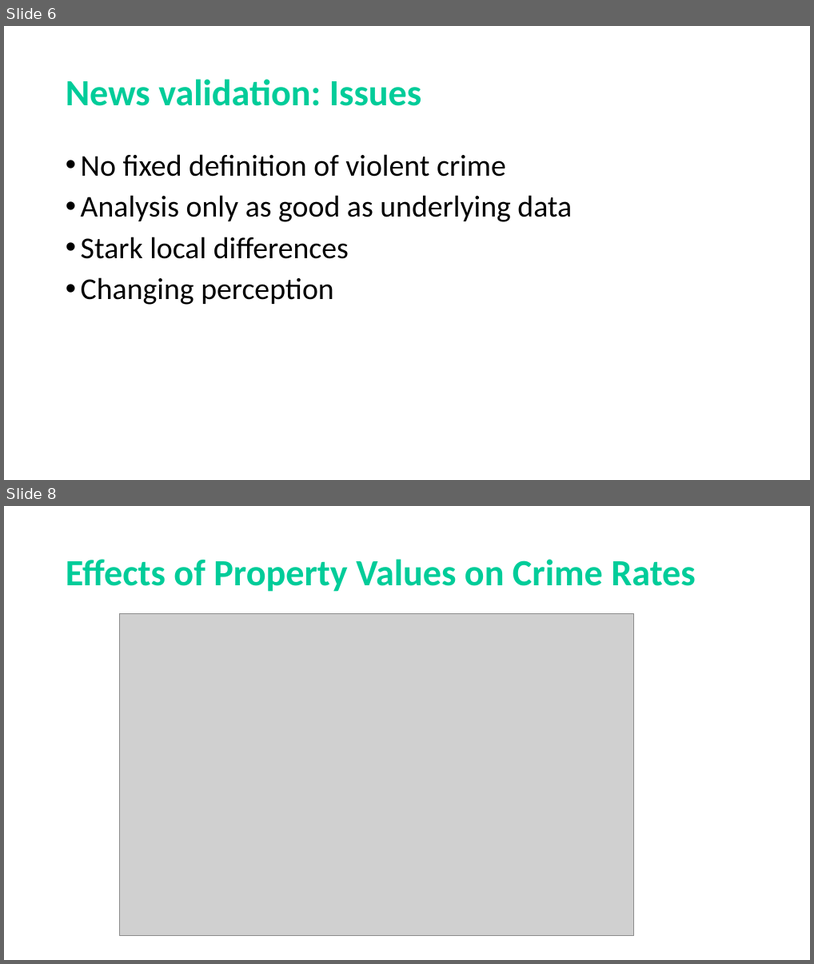
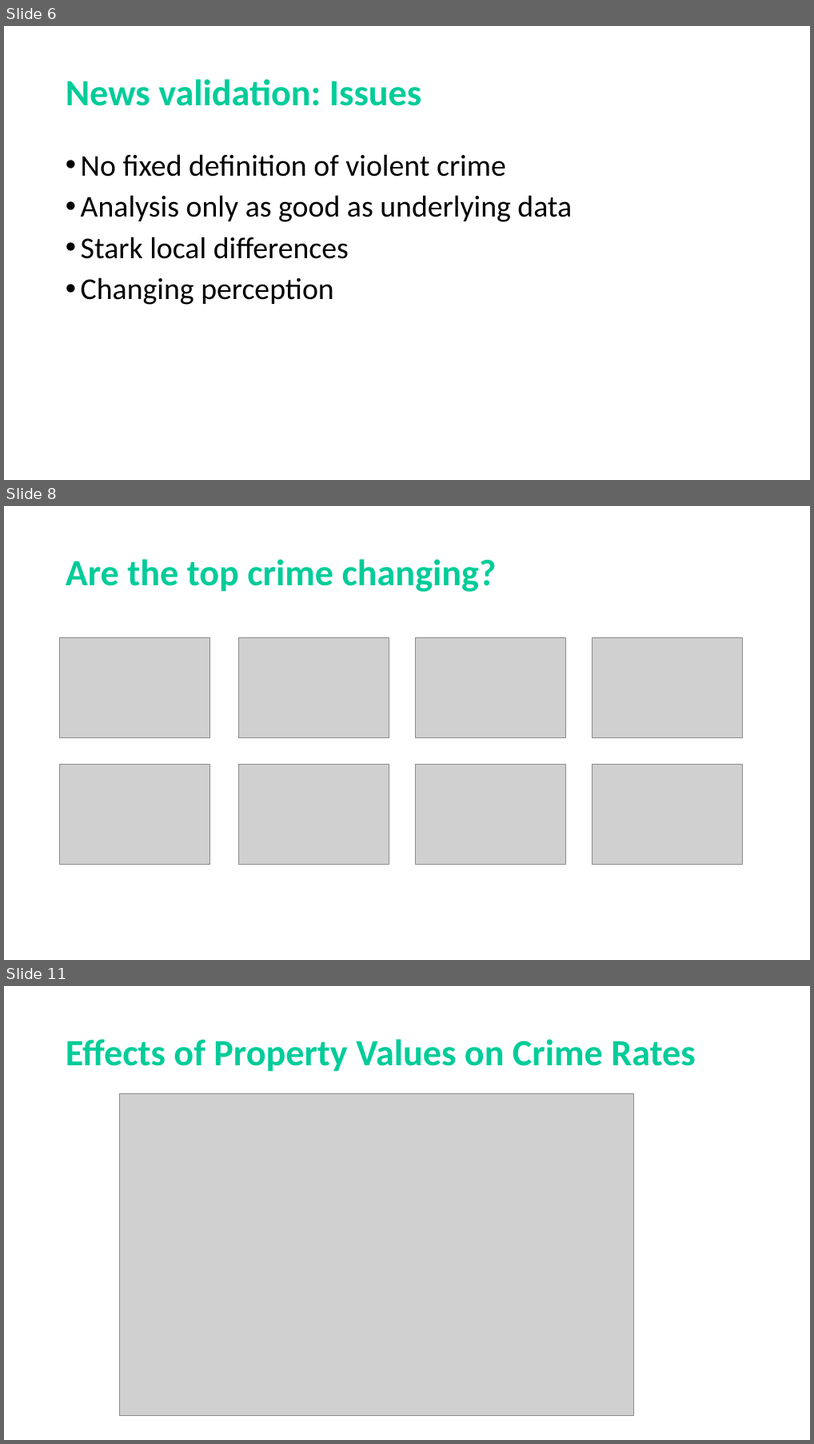
Before and after one commit to frederikdebruyker/Los-Angeles-Crime-Statistics, a slide deck: Presentation Project1 - Los Angeles Crime Statistics.pptx. Shown one above the other, each under a label of ours: slides 6 and 8 before the commit, slides 6, 8 and 11 after it; the slides between them are not shown. The pictures are 814x964 and 814x1444 pixels, drawn with LibreOffice and Linux fonts; fonts in the diff are those of the drawing; grey boxes stand for pictures. Boxes give left, top, right and bottom in pixels: in the first picture for what was removed or moved away, otherwise in the second. Text is boxed around its words. In the diff, an @@ line names an element or a change of style, - is before the commit and + after.

```diff
--- a/Presentation Project1 - Los Angeles Crime Statistics.pptx
+++ b/Presentation Project1 - Los Angeles Crime Statistics.pptx
@@ slide 8 added at bbox=[4, 506, 810, 960], background #FFFFFF @@
@@ title added at bbox=[66, 559, 497, 592], 44 pt, text #00CC99, bold @@
+Are the top crime changing?
@@ picture added at bbox=[60, 638, 210, 738] @@
@@ picture added at bbox=[238, 638, 389, 738] @@
@@ picture added at bbox=[416, 638, 566, 738] @@
@@ picture added at bbox=[593, 638, 742, 738] @@
@@ picture added at bbox=[60, 764, 210, 864] @@
@@ picture added at bbox=[238, 764, 389, 864] @@
@@ picture added at bbox=[416, 764, 566, 864] @@
@@ picture added at bbox=[593, 764, 742, 864] @@
@@ what was slide 8 is now slide 11 @@
```
Also in this commit, not shown: 1 slide changed, 2 other slides added.
